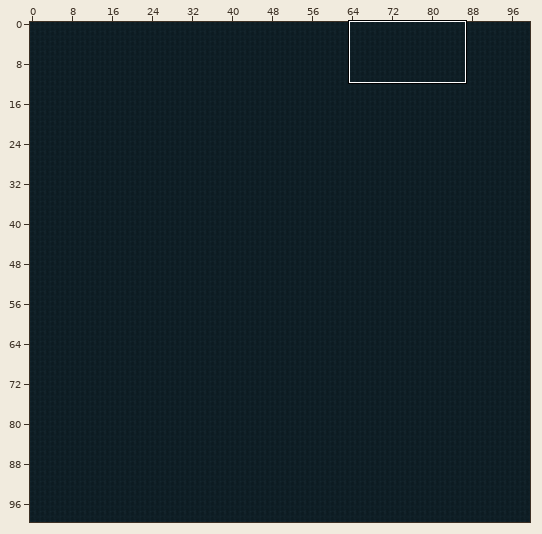
Level history. Tiled map (JSON): LostAndDivine.ClientMonoGame/Content/Sectors/10_15.tmj. The first picture is a wide view before the edit; the outline marks the close-up.
Close-up. The starting point:
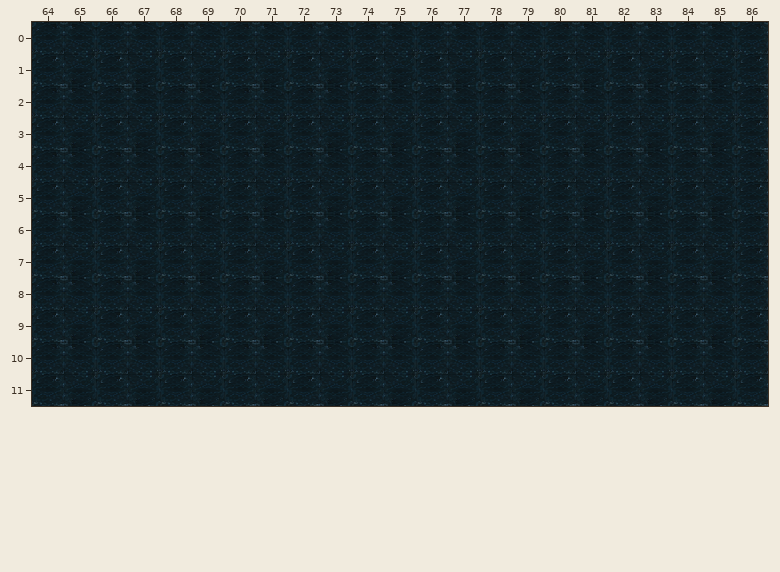
Cells are 64x64 px. Shown: x 64..86, y 0..11. The commit also changed other parts of the map, which this record leaves out.
The same view after the edit:
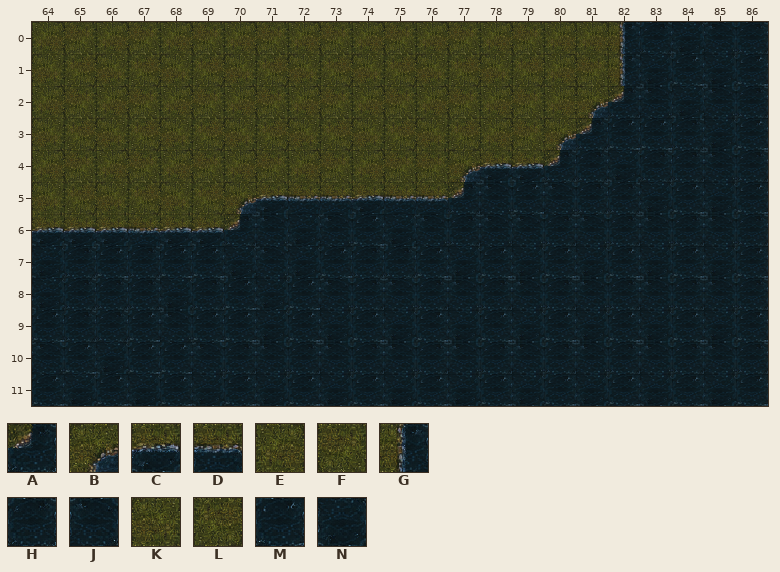
Key: from "World-Tilemap": A 41, B 68, C 69, D 70, E 91, F 92, G 98, H 99, J 100, K 121, L 122, M 129, N 130.
_ is an empty cell.
The exact change:
Layer "Слой тайлов 1":
y 0: x 64..84 HJHJHJHJHJHJHJHJHJHJH -> EFEFEFEFEFEFEFEFEEGHN
y 1: x 64..82 MNMNMNMNMNMNMNMNMNM -> KLKLKLKLKLKLKLKLEFG
y 2: x 64..82 HJHJHJHJHJHJHJHJHJH -> EFEFEFEFEFEFEFEFEBA; x 84 H -> N
y 3: x 64..81 MNMNMNMNMNMNMNMNMN -> KLKLKLKLKLKLKLEFBA; x 83..84 NM -> MH
y 4: x 64..83 HJHJHJHJHJHJHJHJHJHJ -> EFEFEFEFEFEFFBCCAHNH
y 5: x 64..82 MNMNMNMNMNMNMNMNMNM -> KLKLKLBCDDCDDAJMJHH
y 6: x 64..70 HJHJHJH -> CCCDCCA; x 72 H -> N; x 74..78 HJHJH -> MNJHJ
y 7: x 64..65 MN -> NH; x 67 N -> H; x 69..75 NMNMNMN -> MNJNMHH
y 8: x 64..65 HJ -> NH; x 67..72 JHJHJH -> HNHMNM
y 9: x 65..69 NMNMN -> HHMJM
y 10: x 64..68 HJHJH -> JMNMM
